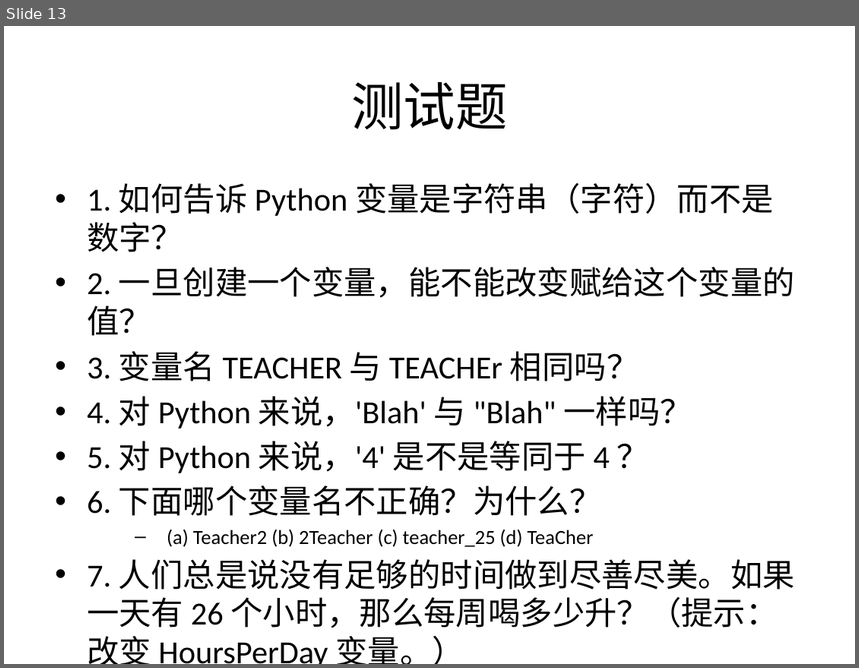
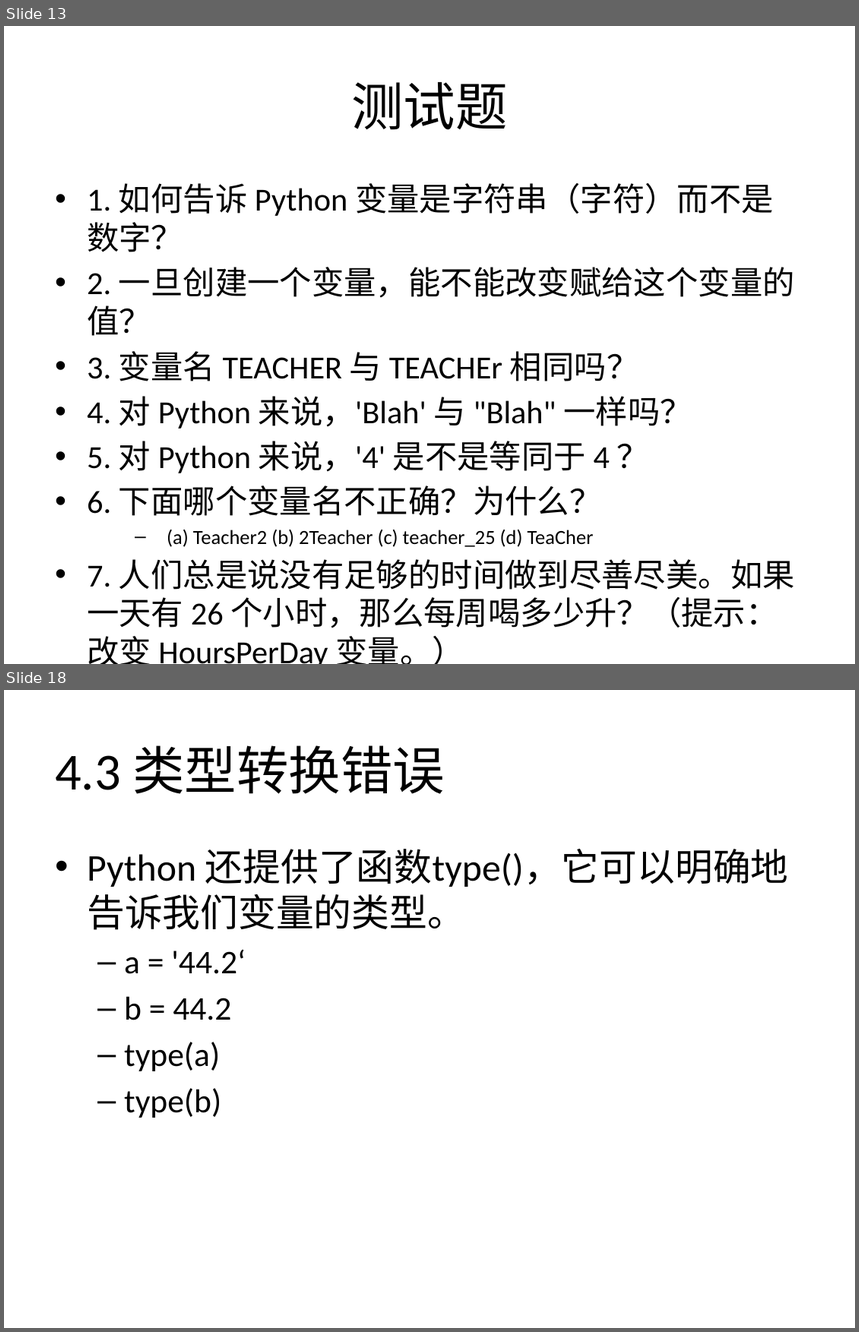
Before and after one commit to zhinan18/Python3, a slide deck: readme/Python3.pptx. Shown one above the other, each under a label of ours: slide 13 before the commit, slides 13 and 18 after it; the slides between them are not shown. The pictures are 859x668 and 859x1332 pixels, drawn with LibreOffice and Linux fonts; fonts in the diff are those of the drawing. Boxes give left, top, right and bottom in pixels: in the first picture for what was removed or moved away, otherwise in the second. Text is boxed around its words. In the diff, an @@ line names an element or a change of style, - is before the commit and + after.

```diff
--- a/readme/Python3.pptx
+++ b/readme/Python3.pptx
@@ slide 18 added at (4, 690, 855, 1328), background #FFFFFF @@
@@ title added at (55, 745, 445, 794), 44 pt, text #000000 @@
+4.3 类型转换错误
@@ text added at (87, 849, 789, 1118), 32 pt, text #000000 @@
+• Python 还提供了函数type()，它可以明确地告诉我们变量的类型。
+  – a = '44.2‘
+  – b = 44.2
+  – type(a)
+  – type(b)
```
Also in this commit, not shown: 16 other slides added, 4 other files.
